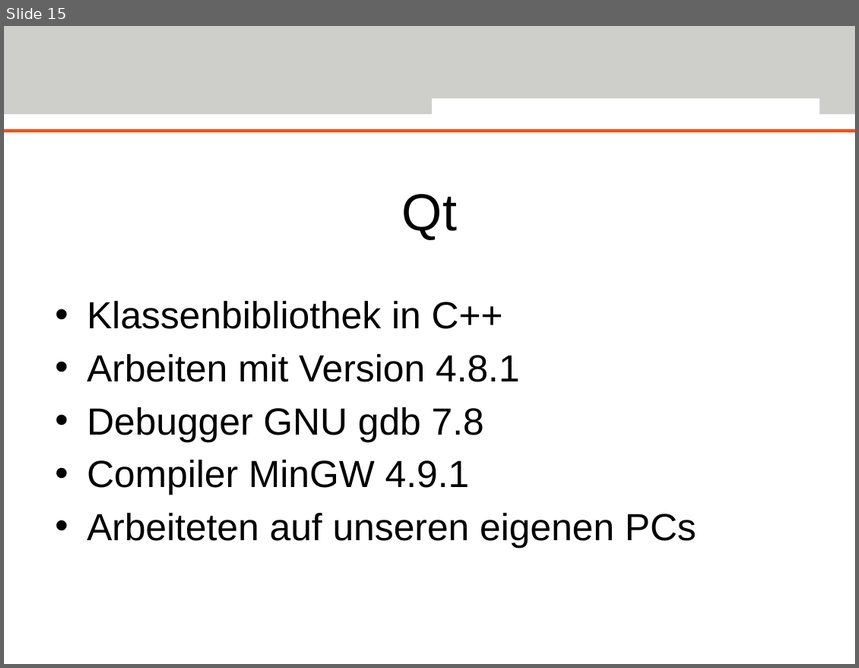
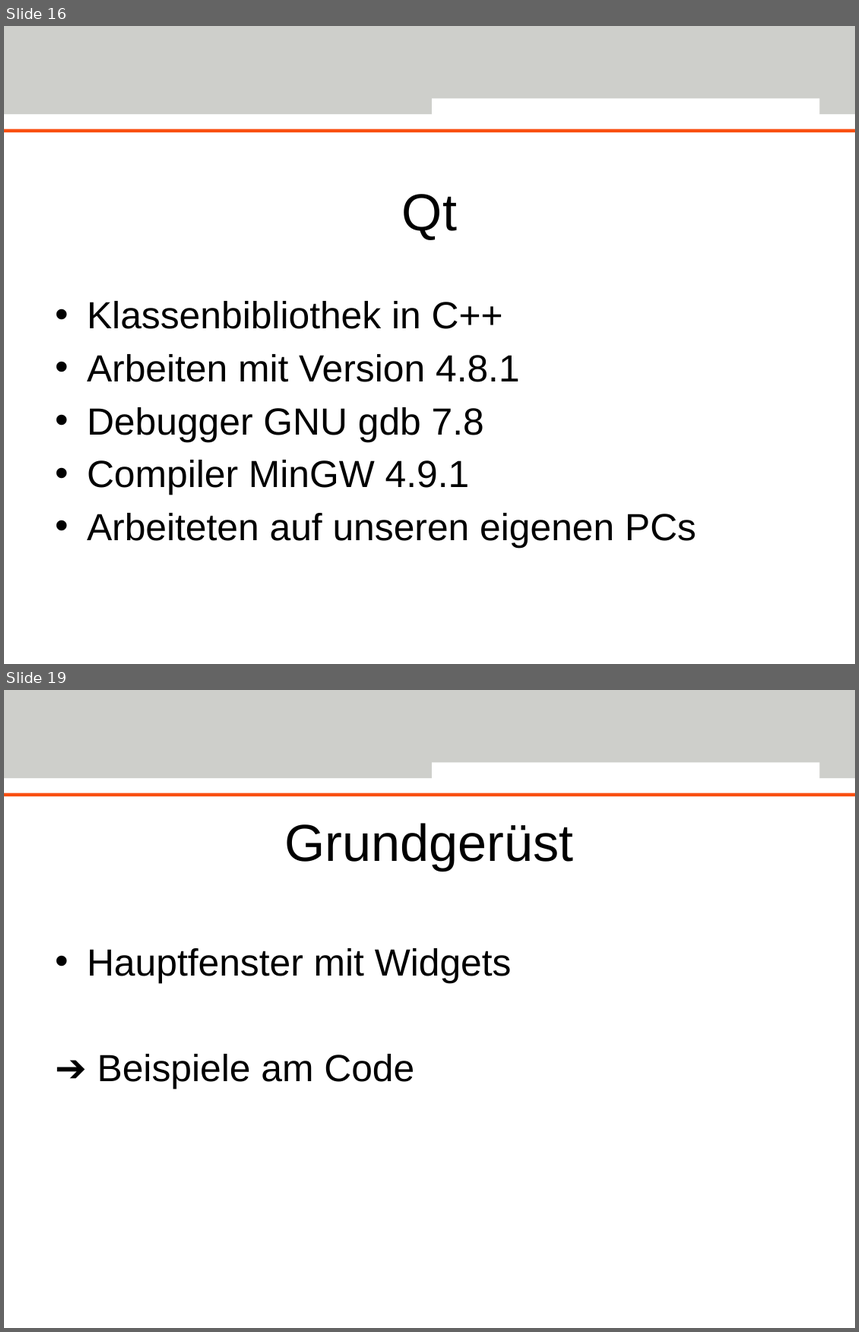
Before and after one commit to Deltachi/Tally_Teamproject, a slide deck: documents/presentation/TallyFinal.pptx. Shown one above the other, each under a label of ours: slide 15 before the commit, slides 16 and 19 after it; the slides between them are not shown. The pictures are 859x668 and 859x1332 pixels, drawn with LibreOffice and Linux fonts; fonts in the diff are those of the drawing; background and template pictures are left out. Boxes give left, top, right and bottom in pixels: in the first picture for what was removed or moved away, otherwise in the second. Text is boxed around its words. In the diff, an @@ line names an element or a change of style, - is before the commit and + after.

```diff
--- a/documents/presentation/TallyFinal.pptx
+++ b/documents/presentation/TallyFinal.pptx
@@ slide 19 added at (x1=4, y1=690, x2=855, y2=1328), background #FFFFFF; not listed: 3 template elements that a slide beside it also shows @@
@@ title added at (x1=285, y1=823, x2=574, y2=871), 44 pt, text #000000 @@
+Grundgerüst
@@ text added at (x1=87, y1=948, x2=512, y2=1090), 32 pt, text #000000 @@
+• Hauptfenster mit Widgets
+➔ Beispiele am Code
@@ what was slide 15 is now slide 16 @@
```
Also in this commit, not shown: 2 slides changed, 3 other slides added, 5 other files.
